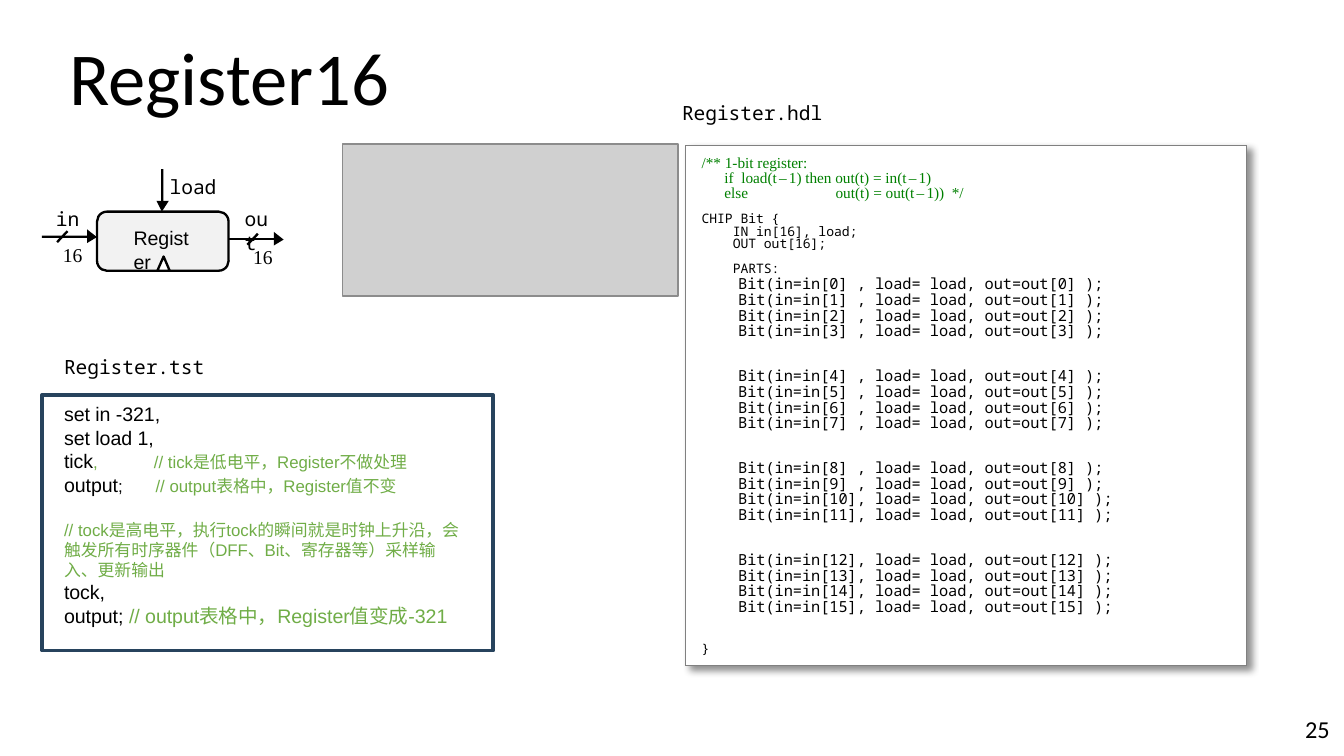
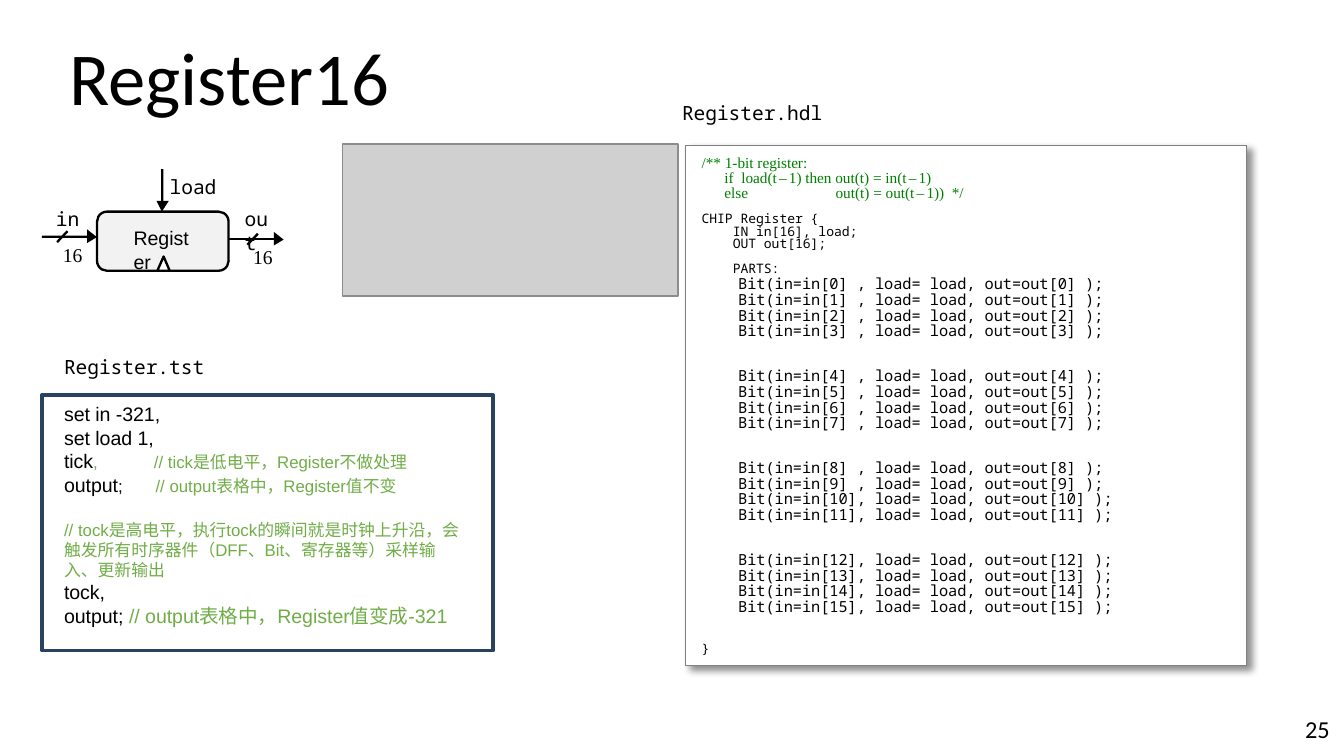
Before and after one commit to vcboy1/Leeds, a slide deck: slide 25 of 26fall/1860/Lecture/All HDL.pptx. Drawn at 1344x756 pixels with LibreOffice and Linux fonts; fonts in the diff are those of the drawing; grey boxes stand for pictures; background and template pictures are left out. Boxes give left, top, right and bottom in pixels: in the first picture for what was removed or moved away, otherwise in the second. Text is boxed around its words. In the diff, an @@ line names an element or a change of style, - is before the commit and + after.

```diff
--- a/26fall/1860/Lecture/All HDL.pptx
+++ b/26fall/1860/Lecture/All HDL.pptx
@@ text in rectangle at [702,213,803,228]: text changed @@
-CHIP Bit {
+CHIP Register {
```
Also in this commit, not shown: 1 other slide changed, 3 other files.
